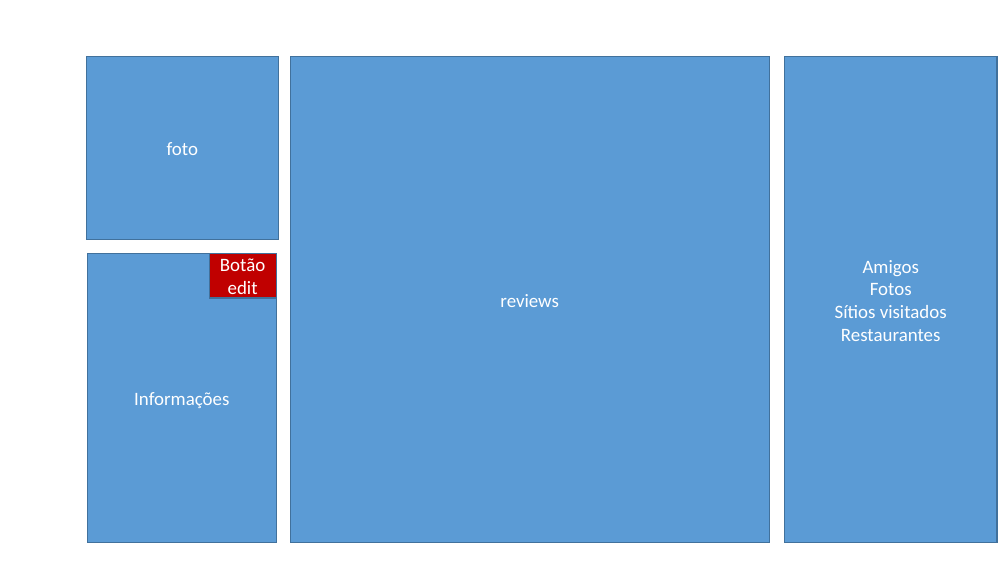
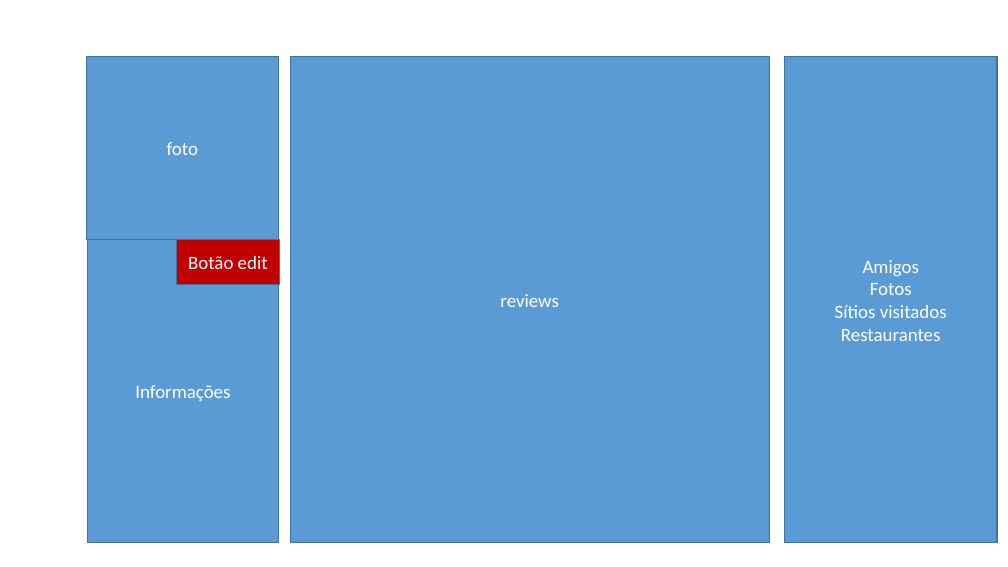
Before and after one commit to andreiacarodrigues/FEUP-LTW, a slide deck: slide 2 of Resources/ltw.odp. Drawn at 1008x567 pixels with LibreOffice and Linux fonts; fonts in the diff are those of the drawing. Boxes give left, top, right and bottom in pixels: in the first picture for what was removed or moved away, otherwise in the second. Text is boxed around its words. In the diff, an @@ line names an element or a change of style, - is before the commit and + after.

```diff
--- a/Resources/ltw.odp
+++ b/Resources/ltw.odp
@@ freeform shape "Informações": place and size @@
-freeform shape "Informações" at box(88, 253, 276, 543)
+freeform shape "Informações" at box(88, 240, 278, 542)
@@ freeform shape "Botão edit": place and size @@
-freeform shape "Botão edit" at box(209, 253, 276, 298)
+freeform shape "Botão edit" at box(177, 240, 280, 284)
```
Also in this commit, not shown: 1 other slide changed, 6 other files.
